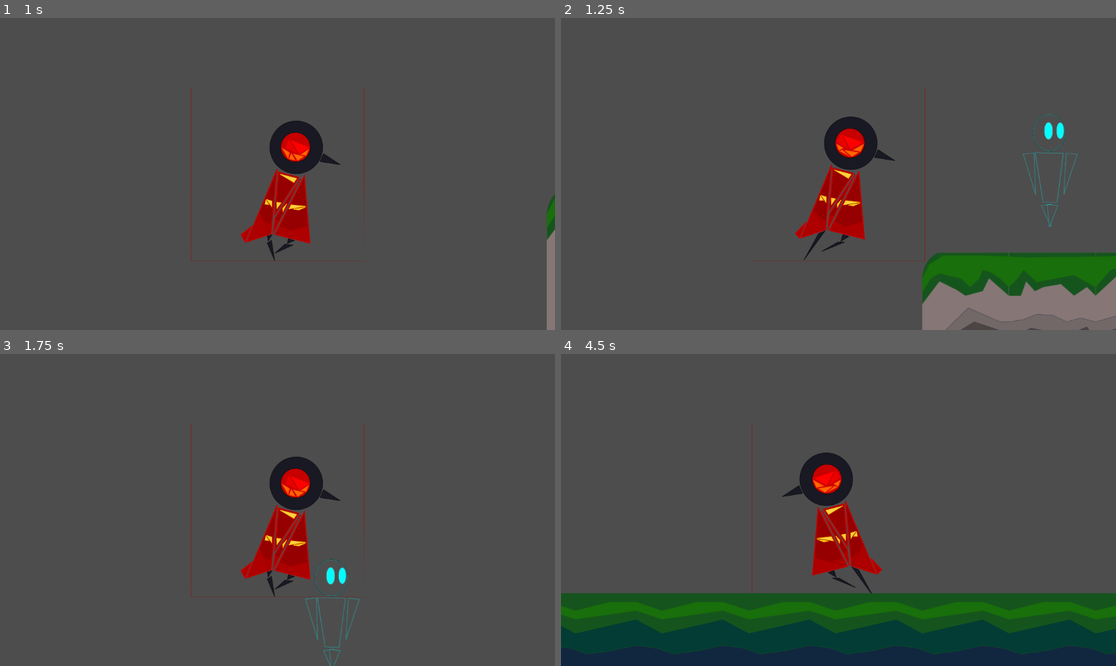
Above: before the commit, frames 1-4 (two rows, left to right).
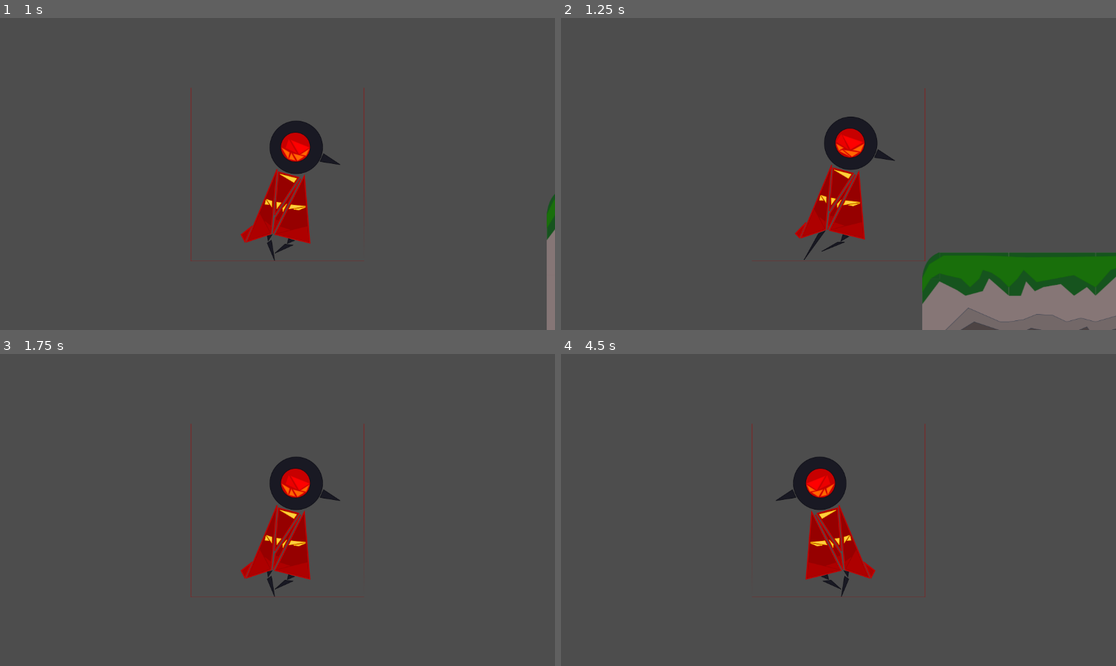
Above: after the commit, the same moments.

Repository: cursedeclise/Phantoms-II
Game: Godot game, scene res://Levels/testingground.tscn
Two runs of this game, one before a commit and one after it. Both use one fixed random seed, a clock stepped at 60 frames per second and the inputs below. The project has no main scene, so this scene is started directly.
Inputs:
- Up to frame 1 (1 s): tap Enter at 0.5 s; hold D (walkright) from 0.53 s (still down); tap Space (jump) at 0.77 s
- Up to frame 2 (1.25 s): keep holding D (walkright)
- Up to frame 3 (1.75 s): keep holding D (walkright); tap Space (jump) at 1.52 s
- Up to frame 4 (4.5 s): release D (walkright) at 2.03 s; hold A (walkleft) 2.03-2.78 s; hold D (walkright) 2.78-4.28 s; tap Space (jump) at 3.02, 3.77 s; hold A (walkleft) from 4.28 s (still down)

Frame 1 is identical in both runs. In frame 2, 0.4% of the frame differs, in the area x 83-93%, y 30-68%; in frame 3, 0.4%; in frame 4, 26%, in the area x 0-100%, y 22-100%.

Commit message:
fixed the wall fling bug

Diff:
--- a/Levels/testingground.tscn
+++ b/Levels/testingground.tscn
@@ -82,8 +82,8 @@
 position = Vector2(581, 292)
 
 [node name="TileMapLayer" type="TileMapLayer" parent="."]
-tile_map_data = PackedByteArray("AAACAAMAAAAAAAAAAAACAAQAAAA …(10399 unchanged characters)… AEAAQAAAA1AAwAAAAEAAQAAAA8AA0AAAAEAAQAAAA=")
+tile_map_data = PackedByteArray("AAACAAMAAAAAAAAAAAACAAQAAAA …(10399 unchanged characters)… AEAAQAAAA1AAwAAAAEAAQAAAA8AA0AAAAEAAQAAAD8/wkAAAAAAAAAAAD8/woAAAAAAAEAAAD8/wsAAAAAAAIAAAD9/wkAAAABAAAAAAD9/woAAAABAAEAAAD9/wsAAAABAAIAAAD+/wkAAAACAAAAAAD+/woAAAACAAEAAAD+/wsAAAACAAIAAAA=")
 tile_set = SubResource("TileSet_luj72")
 
 [node name="Robot-enemy" parent="." instance=ExtResource("3_luj72")]
-position = Vector2(1698, -13)
+position = Vector2(1331, 1712)
--- a/global-objects/birdley.gd
+++ b/global-objects/birdley.gd
@@ -15,10 +15,13 @@
 	else: #gravity if no floor
 		velocity.y+=GRAVITY*delta
 
-	if abs(velocity.x)<TOPSPEED:
+	if abs(velocity.x)<TOPSPEED and not is_on_wall():
 		speed+=ACC
+	#elif abs(velocity.x) and is_on_wall():
+		#speed+=0.5*ACC
 	if abs(velocity.x)>TOPSPEED:
 		speed-=(0.2*ACC)
+
 	if Input.is_action_pressed("walkright"):
 		direction=1
 		animated_sprite.play("run")
--- a/global-objects/robot_enemy.gd
+++ b/global-objects/robot_enemy.gd
@@ -2,13 +2,14 @@
 @onready var animated_sprite=$AnimatedSprite2D
 const JUMPVELOCITY=-1200
 const GRAVITY=2000
-var speed=1000
+var speed=2000
+var nowallstick=false
 var direction=1
 
 func _physics_process(delta):
 
-	#velocity.x=direction*speed*delta
-	velocity.x=1000
+	velocity.x=direction*speed*delta
+
 
 	animated_sprite.play("walk")
 
@@ -17,9 +18,11 @@
 	else: #gravity if no floor
 		velocity.y+=GRAVITY*delta
 
-	#if is_on_wall():
-		#direction*=-1
-
-
-	#if direction !=0:
-		#animated_sprite.flip_h=direction<0
+	if is_on_wall() and nowallstick==false:
+		direction*=-1
+		nowallstick=true
+	if is_on_floor_only():
+		nowallstick=false
+	if direction !=0:
+		animated_sprite.flip_h=direction<0
+	move_and_slide()
